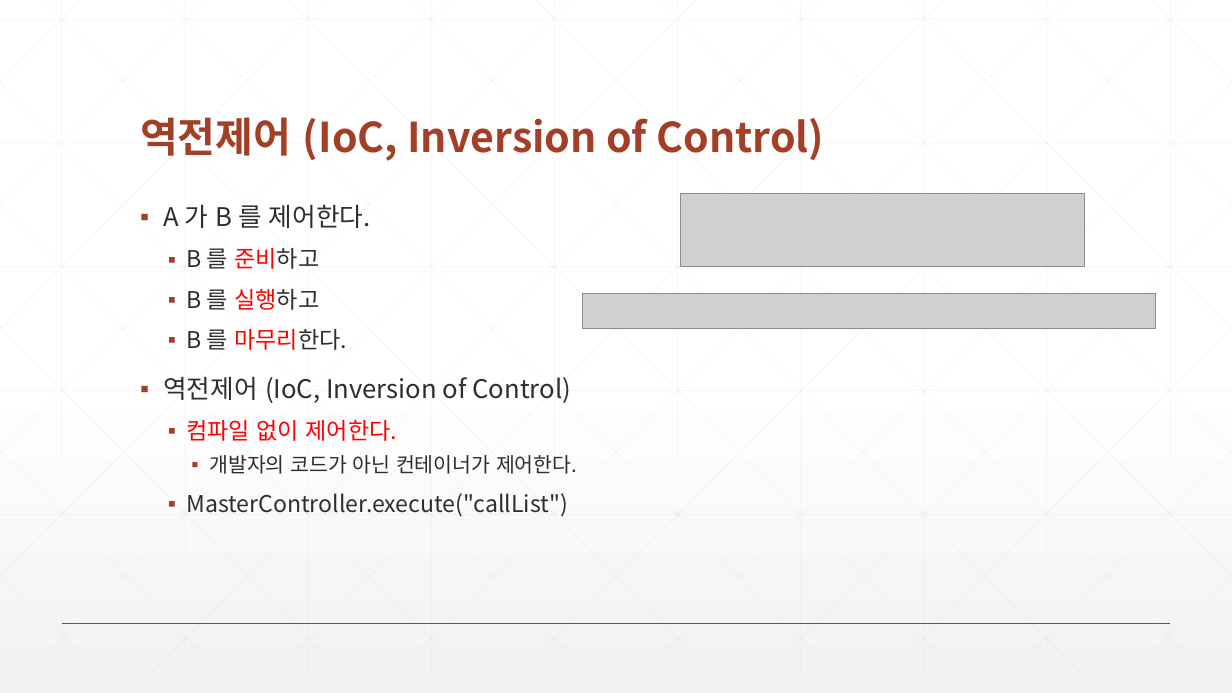
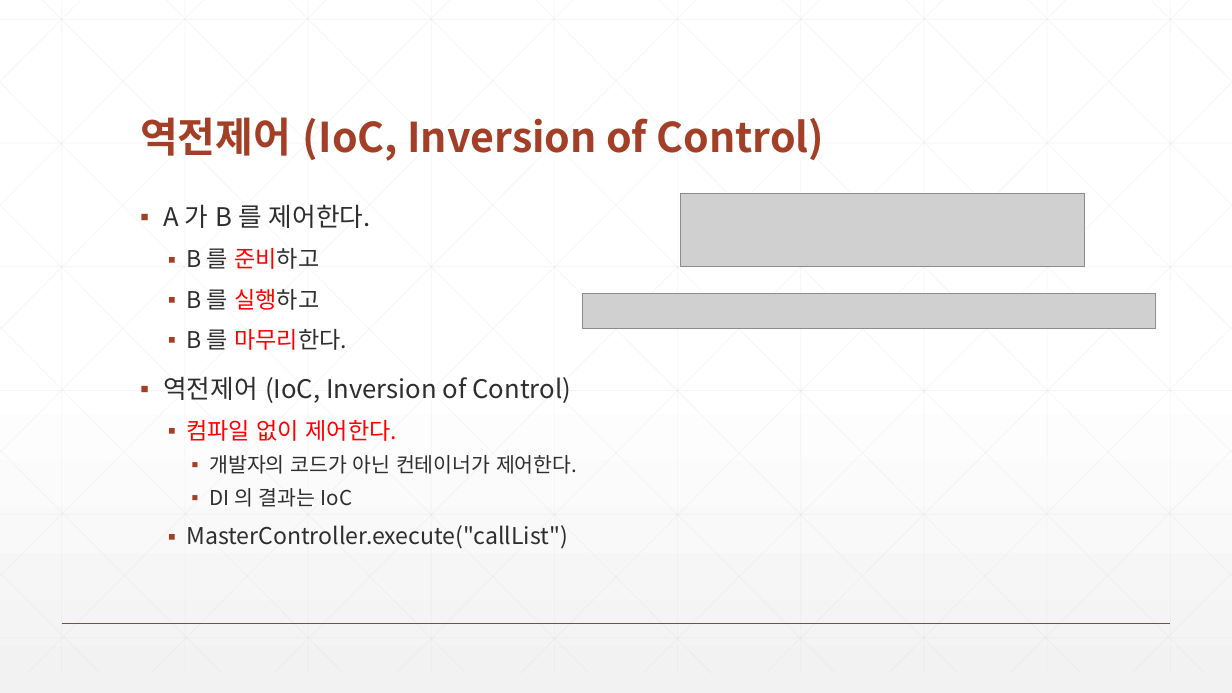
Before and after one commit to zeroshift01/code5, a slide deck: slide 7 of inflearn04/doc/3.비즈니스 공통 기능을 재사용할 수 있는 IoC 와 DI 를 구현합니다.pptx (slide 6 before the commit). Drawn at 1232x693 pixels with LibreOffice and Linux fonts; fonts in the diff are those of the drawing; grey boxes stand for pictures. Boxes give left, top, right and bottom in pixels: in the first picture for what was removed or moved away, otherwise in the second. Text is boxed around its words. In the diff, an @@ line names an element or a change of style, - is before the commit and + after.

```diff
--- a/inflearn04/doc/3.비즈니스 공통 기능을 재사용할 수 있는 IoC 와 DI 를 구현합니다.pptx
+++ b/inflearn04/doc/3.비즈니스 공통 기능을 재사용할 수 있는 IoC 와 DI 를 구현합니다.pptx
@@ text at [209,488,352,507]: paragraph added @@
+    ▪ DI 의 결과는 IoC
```
Also in this commit, not shown: 1 other slide changed, 1 slide added, 3 other files.
